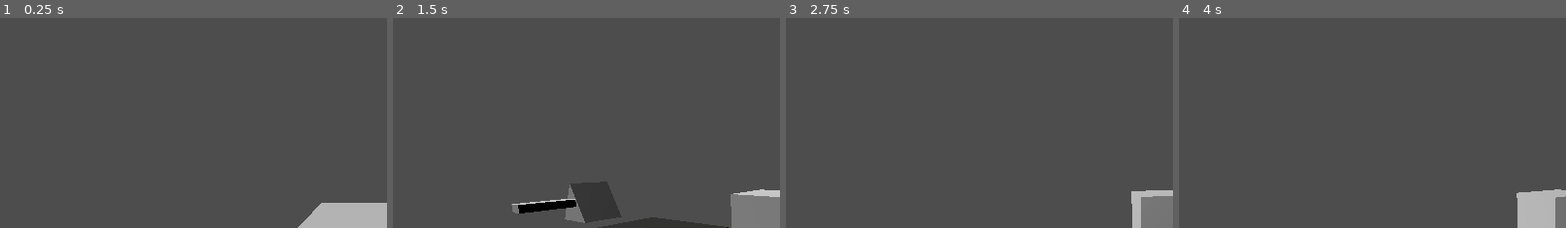
Above: before the commit, frames 1-4 (left to right).
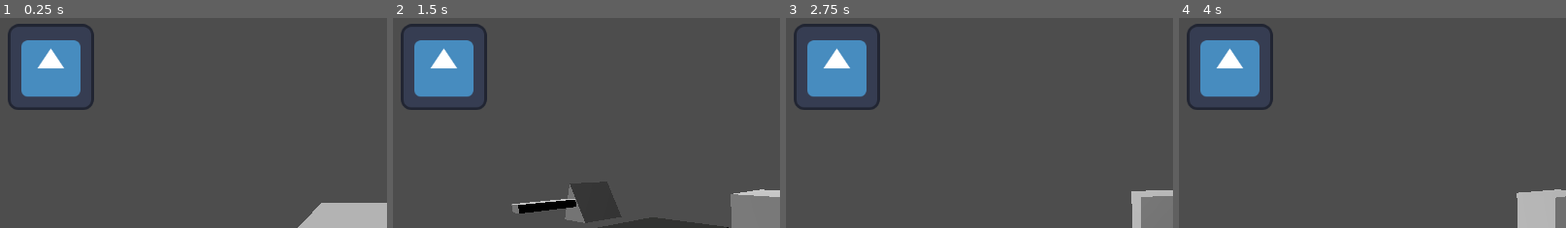
Above: after the commit, the same moments.

Repository: abody2k/Im-going-home
Game: Godot game, scene res://scenes/main.tscn
The game is run twice, just before and just after one commit, with the same random seed, the same clock (stepped at 60 frames per second) and the same inputs. The engine's default icon, where the game draws it, is replaced by a stand-in: a white triangle on a blue panel in a dark square.
Inputs (mouse positions are % of the whole screen's width and height, from its top left):
- Up to frame 1 (0.25 s): no input
- Up to frame 2 (1.5 s): move the mouse to (56, 48) at 0.52 s; hold Up (forward) from 0.53 s (still down); tap Space (action) at 0.6, 1.35 s; move the mouse to (45, 49) at 1.27 s
- Up to frame 3 (2.75 s): keep holding Up (forward); move the mouse to (53, 46) at 2.02 s; tap Space (action) at 2.1 s
- Up to frame 4 (4 s): keep holding Up (forward); tap Enter at 2.75 s; move the mouse to (49, 50) at 2.77 s; tap Space (action) at 2.85, 3.5, 3.6 s; move the mouse to (58, 50) at 3.52 s
The pictures show only the part of the screen within x 1-51%, y 0-50%; the shares and areas given below are measured in that part.

The runs differ from the first frame. In frame 1, 5.3% of the frame differs, in the area x 2-25%, y 2-44%; in frame 2, 5.3%; in frame 3, 5.3%; in frame 4, 5.3%.

Commit message:
added energy and energy UI for the player

Diff:
--- a/scenes/player.tscn
+++ b/scenes/player.tscn
@@ -1,10 +1,25 @@
-[gd_scene load_steps=8 format=3 uid="uid://h6nwi8e7s8al"]
+[gd_scene load_steps=10 format=3 uid="uid://h6nwi8e7s8al"]
 
 [ext_resource type="Script" path="res://scripts/player.gd" id="1_iqjob"]
+[ext_resource type="Texture2D" uid="uid://dd8id1tayyblt" path="res://icon.svg" id="2_l8lh5"]
 
 [sub_resource type="BoxShape3D" id="BoxShape3D_aulq0"]
 
 [sub_resource type="BoxMesh" id="BoxMesh_cggk1"]
+
+[sub_resource type="SpriteFrames" id="SpriteFrames_iqfl8"]
+animations = [{
+"frames": [{
+"duration": 1.0,
+"texture": ExtResource("2_l8lh5")
+}, {
+"duration": 1.0,
+"texture": ExtResource("2_l8lh5")
+}],
+"loop": true,
+"name": &"reduce_energy",
+"speed": 5.0
+}]
 
 [sub_resource type="Animation" id="Animation_dmmf8"]
 resource_name = "idle"
@@ -38,9 +53,21 @@
 
 [node name="Control" type="Control" parent="."]
 layout_mode = 3
-anchors_preset = 0
+anchors_preset = 15
+anchor_right = 1.0
+anchor_bottom = 1.0
+grow_horizontal = 2
+grow_vertical = 2
+
+[node name="TextureRect" type="TextureRect" parent="Control"]
+layout_mode = 0
 offset_right = 40.0
 offset_bottom = 40.0
+
+[node name="AnimatedSprite2D" type="AnimatedSprite2D" parent="Control"]
+position = Vector2(90, 95)
+sprite_frames = SubResource("SpriteFrames_iqfl8")
+animation = &"reduce_energy"
 
 [node name="AnimationPlayer" type="AnimationPlayer" parent="."]
 libraries = {
--- a/scripts/player.gd
+++ b/scripts/player.gd
@@ -8,10 +8,18 @@
 var rota = 0.0
 var is_possessing = false
 var possessed_obj : CharacterBody3D
+var energy : int = 10
+
+
+
 func unpossess():
 	is_possessing = false
 	visible = true
 	reparent(get_parent().get_parent())
+
+
+
+
 func possess_me(possessed_body: CharacterBody3D):
 	is_possessing=true
 	possessed_obj = possessed_body
@@ -20,6 +28,8 @@
 	visible=false
 	$AnimationPlayer.play("posessing")
 	possessed_body.is_possessed=true
+	energy -=1
+	$Control/AnimatedSprite2D.play("reduce_energy")
 	pass
 
 
